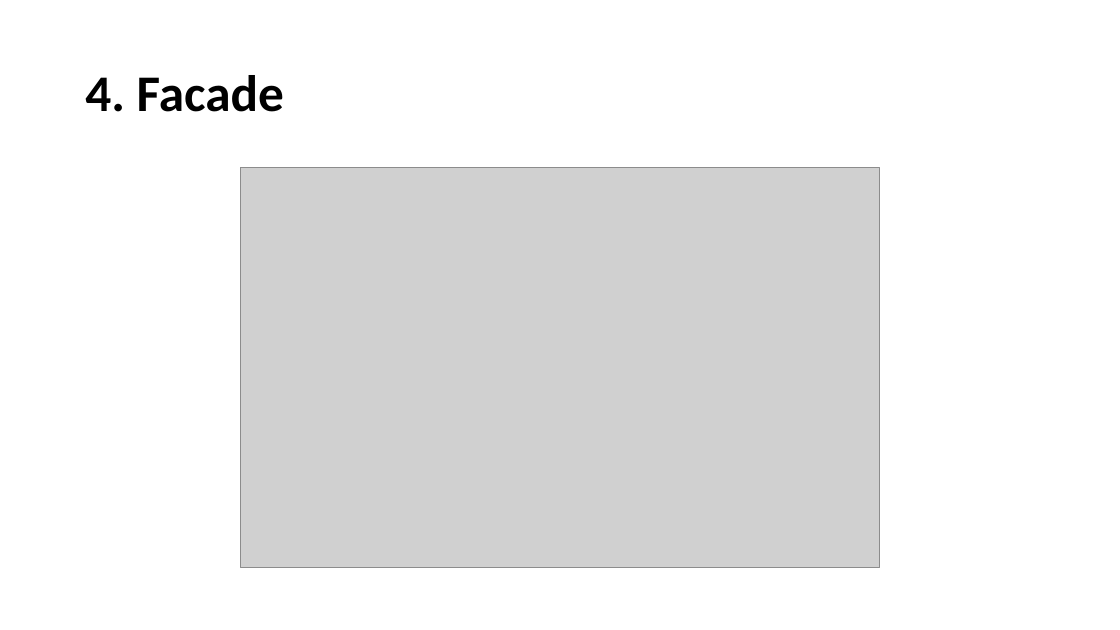
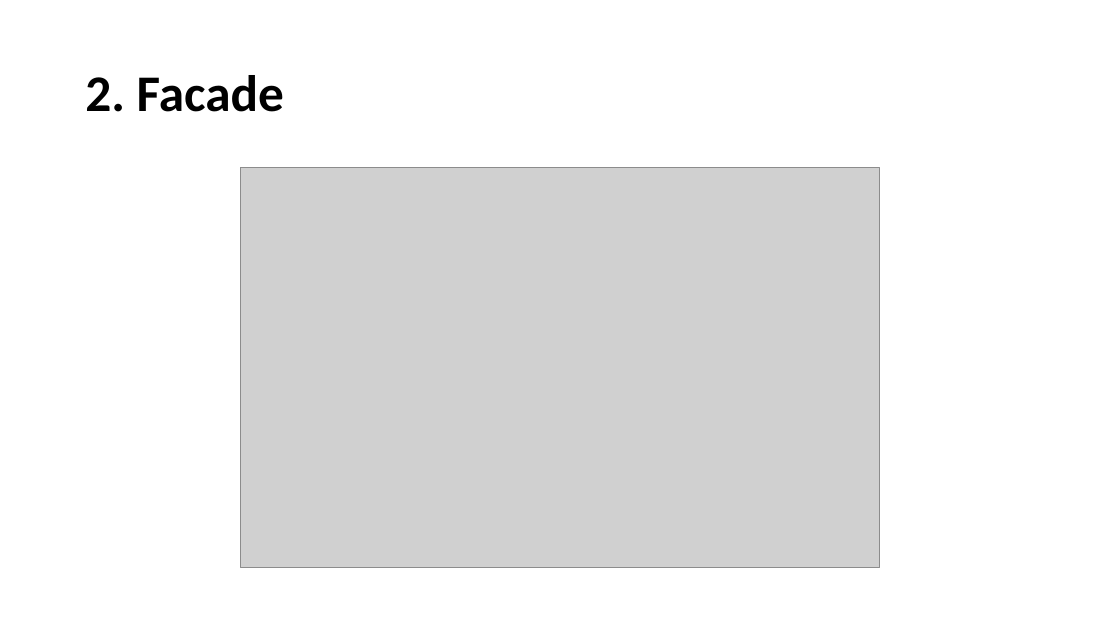
Before and after one commit to JingwenLi/DesignPatterns, a slide deck: slide 4 of DesignPatterns/Structural Design Patterns/Structural Design Patterns.pptx (slide 7 before the commit). Drawn at 1120x630 pixels with LibreOffice and Linux fonts; fonts in the diff are those of the drawing; grey boxes stand for pictures. Boxes give left, top, right and bottom in pixels: in the first picture for what was removed or moved away, otherwise in the second. Text is boxed around its words. In the diff, an @@ line names an element or a change of style, - is before the commit and + after.

```diff
--- a/DesignPatterns/Structural Design Patterns/Structural Design Patterns.pptx
+++ b/DesignPatterns/Structural Design Patterns/Structural Design Patterns.pptx
@@ title at (85, 75, 284, 112): text changed @@
-4. Facade
+2. Facade
```
Also in this commit, not shown: 3 other slides changed, 1 slide added, 7 other files.
